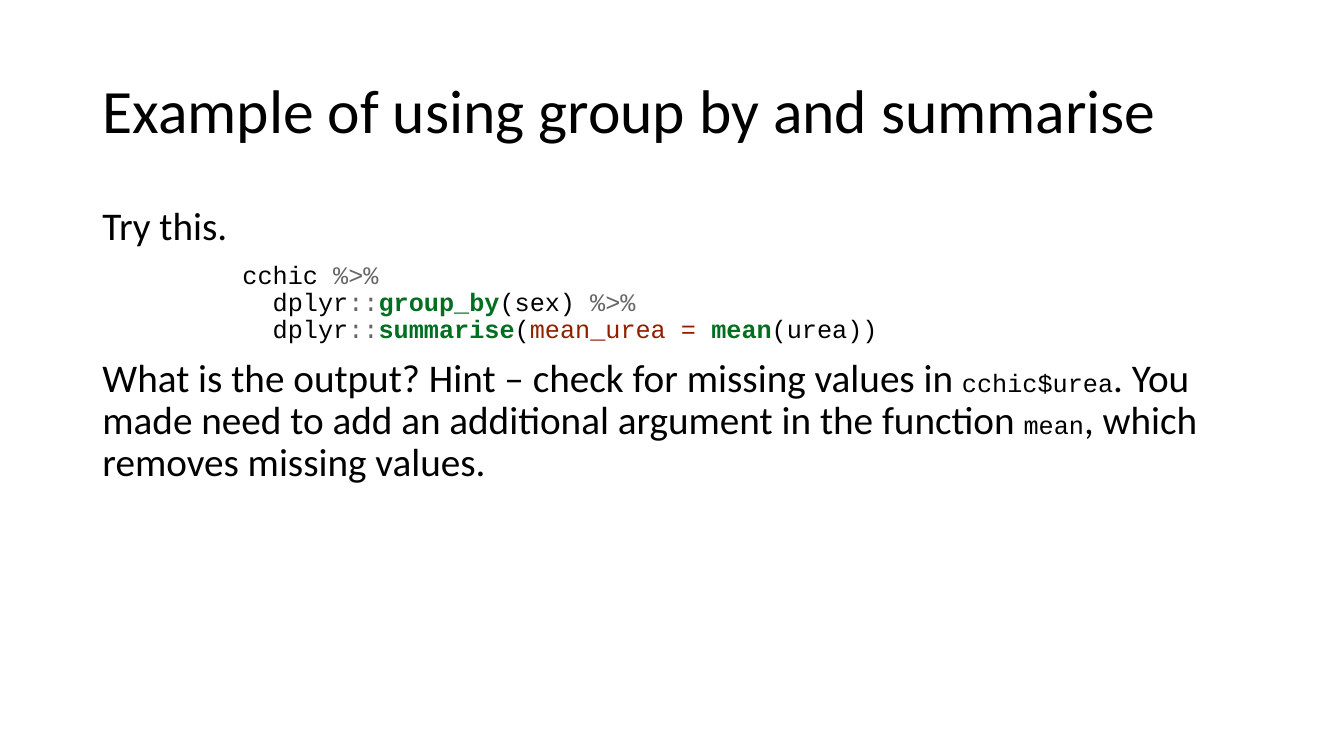
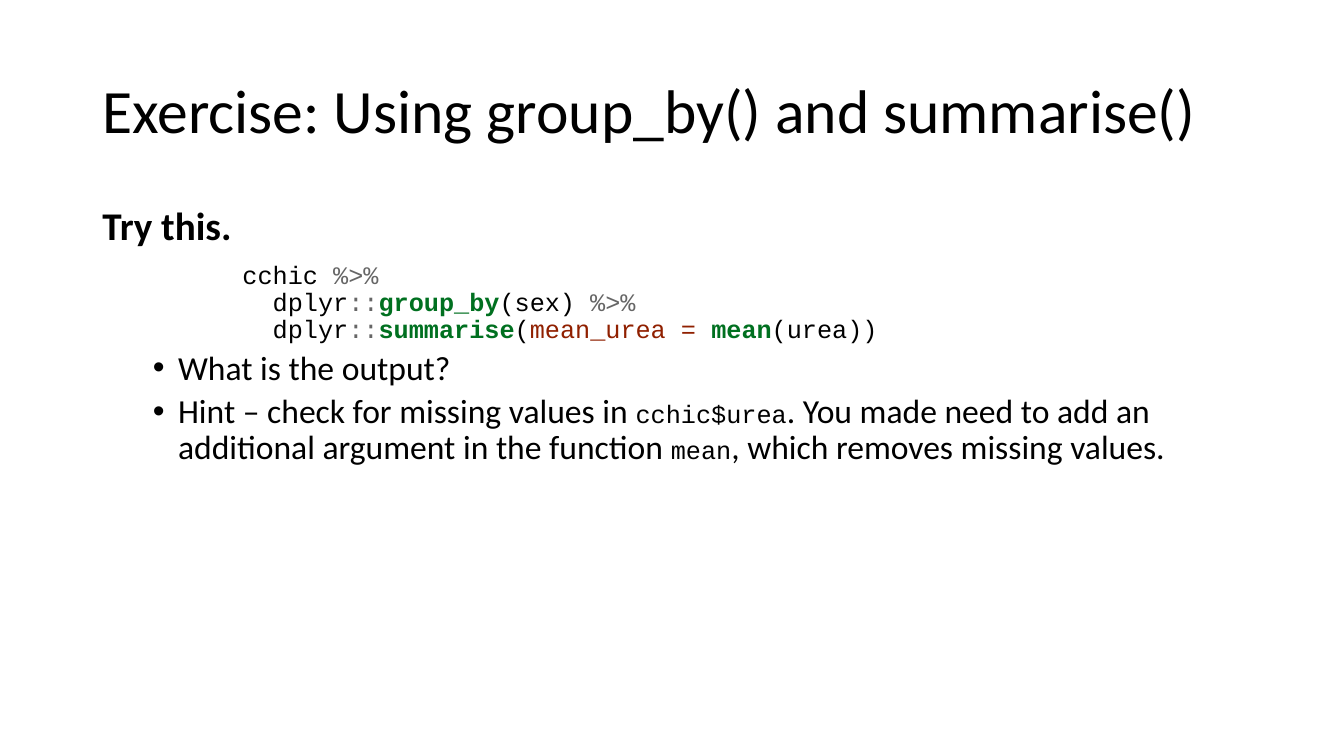
Before and after one commit to ClinicianCoders/ClinicianCoders, a slide deck: slide 18 of Workshops/Workshop4.pptx (slide 16 before the commit). Drawn at 1344x756 pixels with LibreOffice and Linux fonts; fonts in the diff are those of the drawing. Boxes give left, top, right and bottom in pixels: in the first picture for what was removed or moved away, otherwise in the second. Text is boxed around its words. In the diff, an @@ line names an element or a change of style, - is before the commit and + after.

```diff
--- a/Workshops/Workshop4.pptx
+++ b/Workshops/Workshop4.pptx
@@ title at [102, 88, 1195, 144]: text changed @@
-Example of using group by and summarise
+Exercise: Using group_by() and summarise()
@@ text at [102, 212, 231, 246]: bold on in "Try this." @@
@@ text at [178, 356, 1164, 465]: text changed; size 28 to 24 pt @@
-What is the output? Hint – check for missing values in cchic$urea. You made need to add an additional argument in the function mean, which removes missing values.
+  • What is the output?
+  • Hint – check for missing values in cchic$urea. You made need to add an additional argument in the function mean, which removes missing values.
```
Also in this commit, not shown: 11 other slides changed, 2 slides added, 7 other files.
